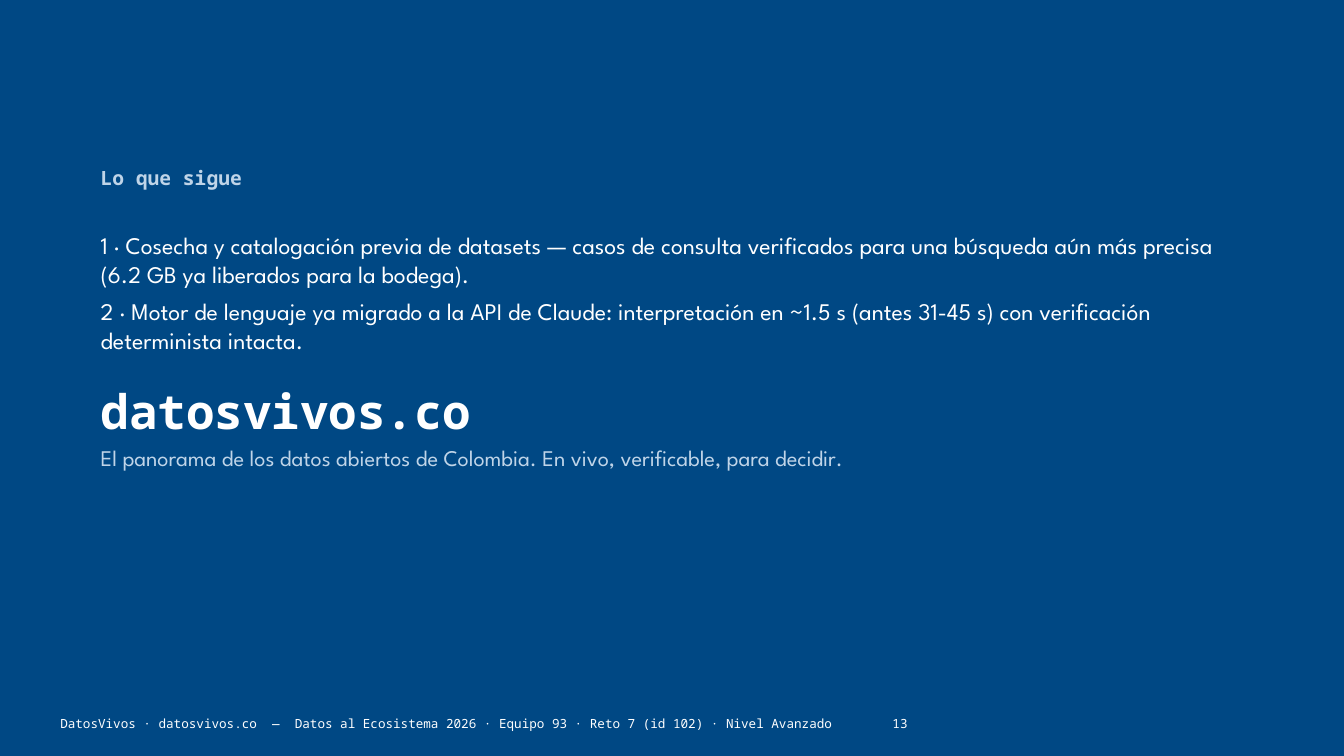
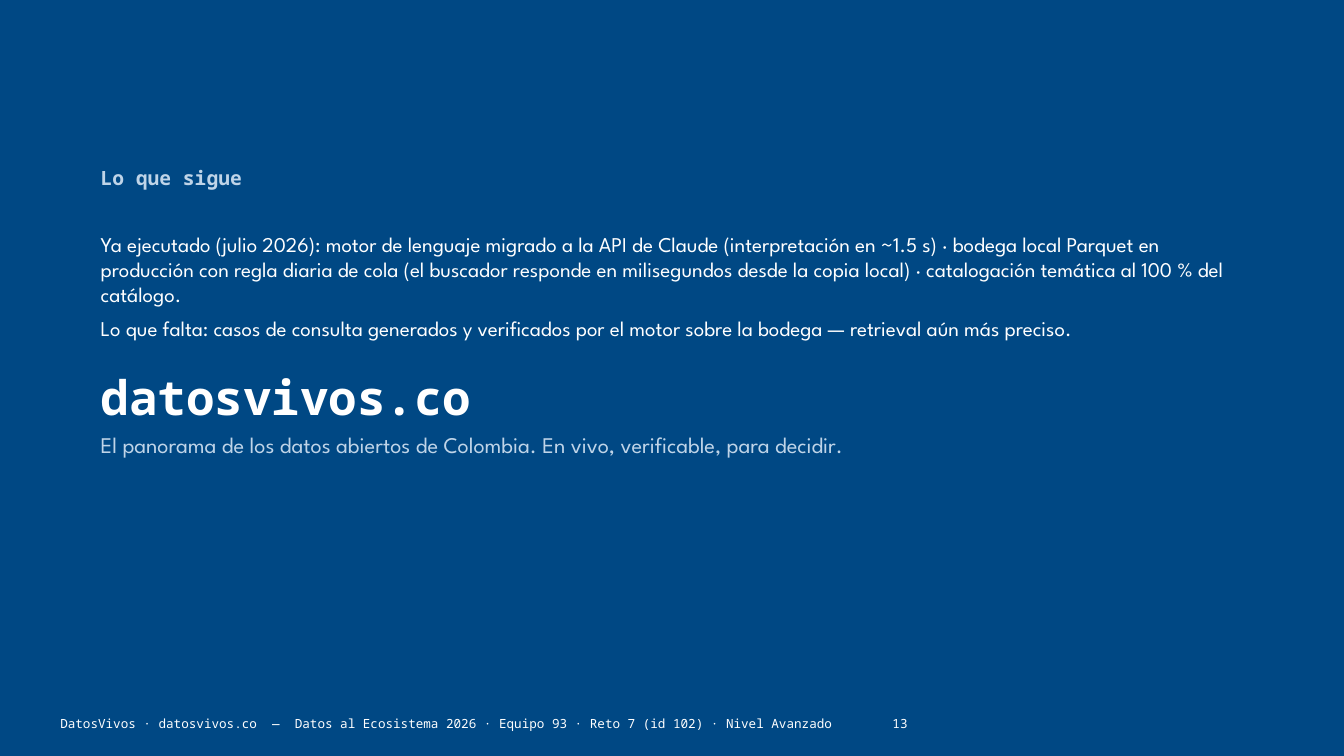
Before and after one commit to jsricop/DatosVivos, a slide deck: slide 13 of recursos/presentacion.pptx. Drawn at 1344x756 pixels with LibreOffice and Linux fonts; fonts in the diff are those of the drawing. Boxes give left, top, right and bottom in pixels: in the first picture for what was removed or moved away, otherwise in the second. Text is boxed around its words. In the diff, an @@ line names an element or a change of style, - is before the commit and + after.

```diff
--- a/recursos/presentacion.pptx
+++ b/recursos/presentacion.pptx
@@ text at bbox=[101, 237, 1223, 341]: text changed; size 17 to 15 pt @@
-1 · Cosecha y catalogación previa de datasets — casos de consulta verificados para una búsqueda aún más precisa (6.2 GB ya liberados para la bodega).
-2 · Motor de lenguaje ya migrado a la API de Claude: interpretación en ~1.5 s (antes 31-45 s) con verificación determinista intacta.
+Ya ejecutado (julio 2026): motor de lenguaje migrado a la API de Claude (interpretación en ~1.5 s) · bodega local Parquet en producción con regla diaria de cola (el buscador responde en milisegundos desde la copia local) · catalogación temática al 100 % del catálogo.
+Lo que falta: casos de consulta generados y verificados por el motor sobre la bodega — retrieval aún más preciso.
```
Also in this commit, not shown: 3 other slides changed, 2 other files.
